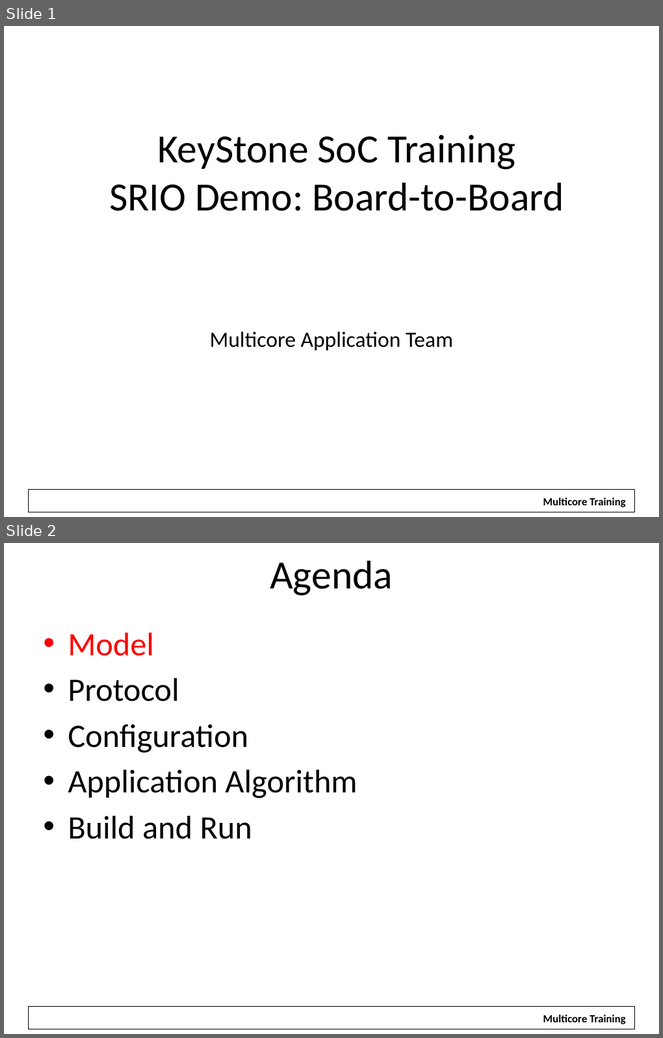
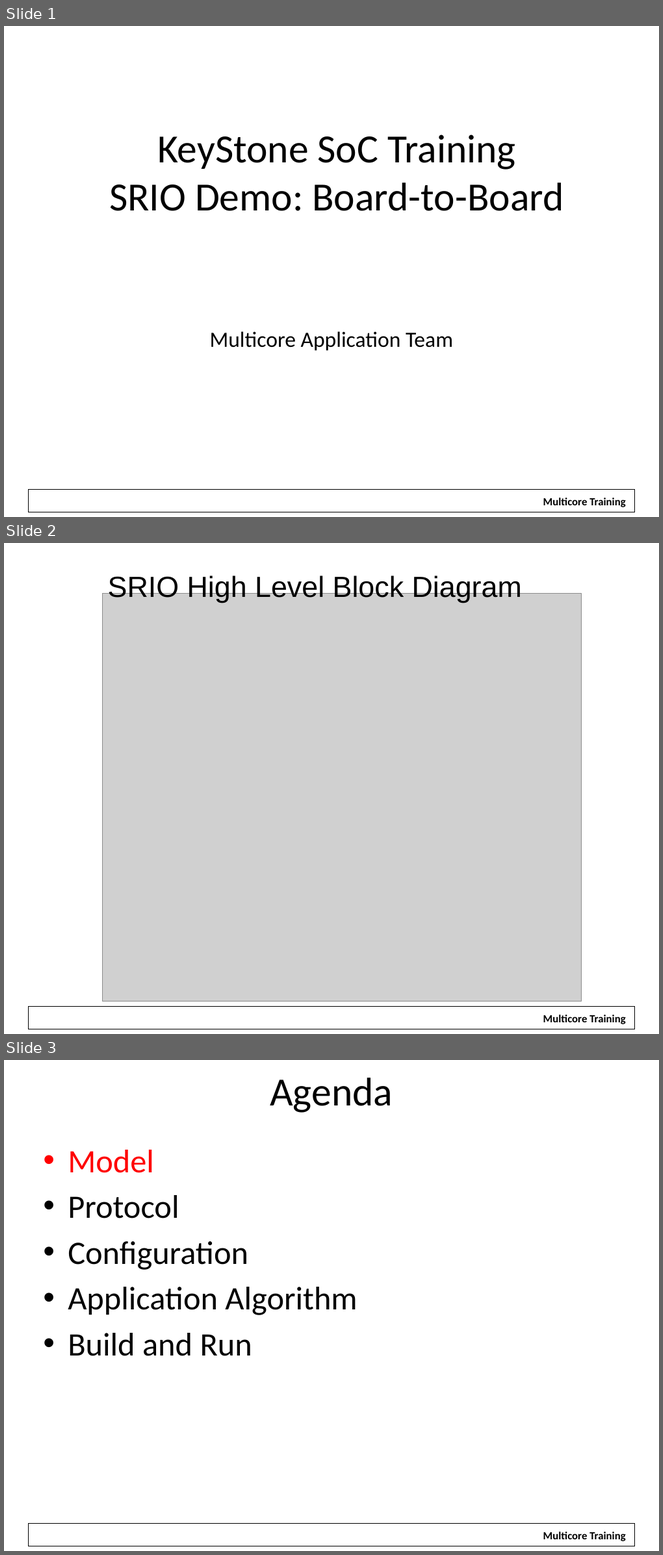
Before and after one commit to hari1989/keystone-workshop, a slide deck: slides/SRIO Demo Overview.pptx. Shown one above the other, each under a label of ours: slides 1 and 2 before the commit, slides 1, 2 and 3 after it. The pictures are 663x1038 and 663x1555 pixels, drawn with LibreOffice and Linux fonts; fonts in the diff are those of the drawing; grey boxes stand for pictures; background and template pictures are left out. Boxes give left, top, right and bottom in pixels: in the first picture for what was removed or moved away, otherwise in the second. Text is boxed around its words. In the diff, an @@ line names an element or a change of style, - is before the commit and + after.

```diff
--- a/slides/SRIO Demo Overview.pptx
+++ b/slides/SRIO Demo Overview.pptx
@@ slide 2 added at bbox=[4, 543, 659, 1034], background #FFFFFF; not listed: 2 template elements that a slide beside it also shows @@
@@ text added at bbox=[108, 574, 522, 603], 32 pt, text #000000 @@
+SRIO High Level Block Diagram
@@ picture added at bbox=[102, 594, 582, 1002] @@
@@ what was slide 2 is now slide 3 @@
```
Also in this commit, not shown: 2 other slides added, 3 slides removed.
